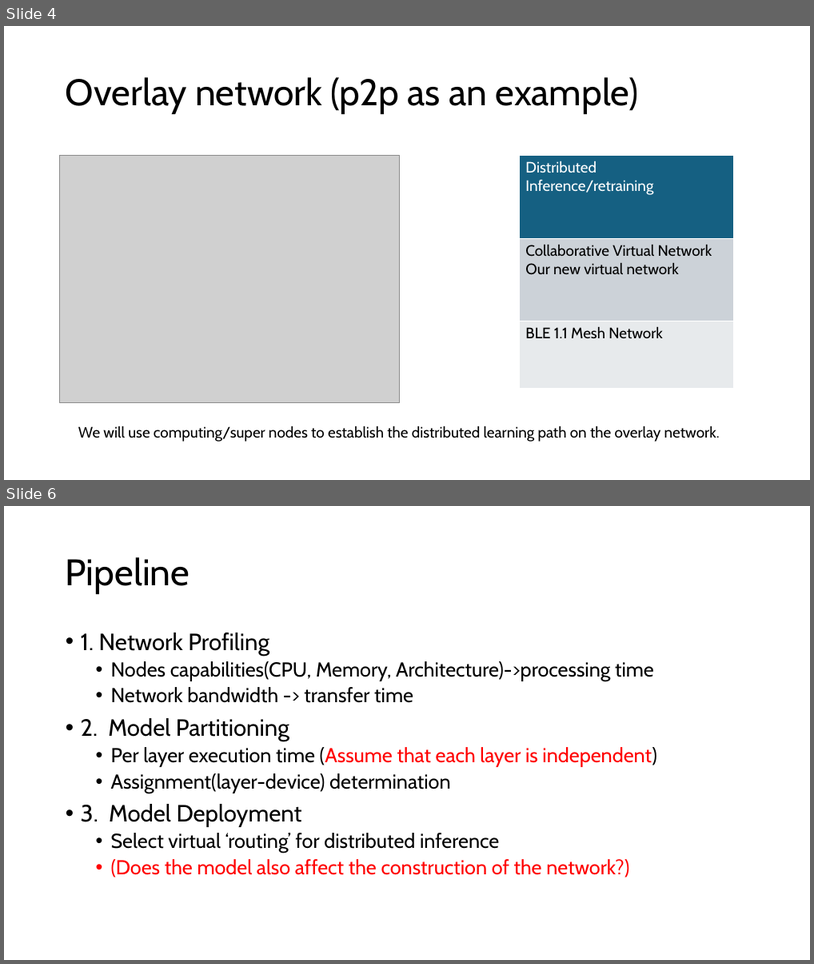
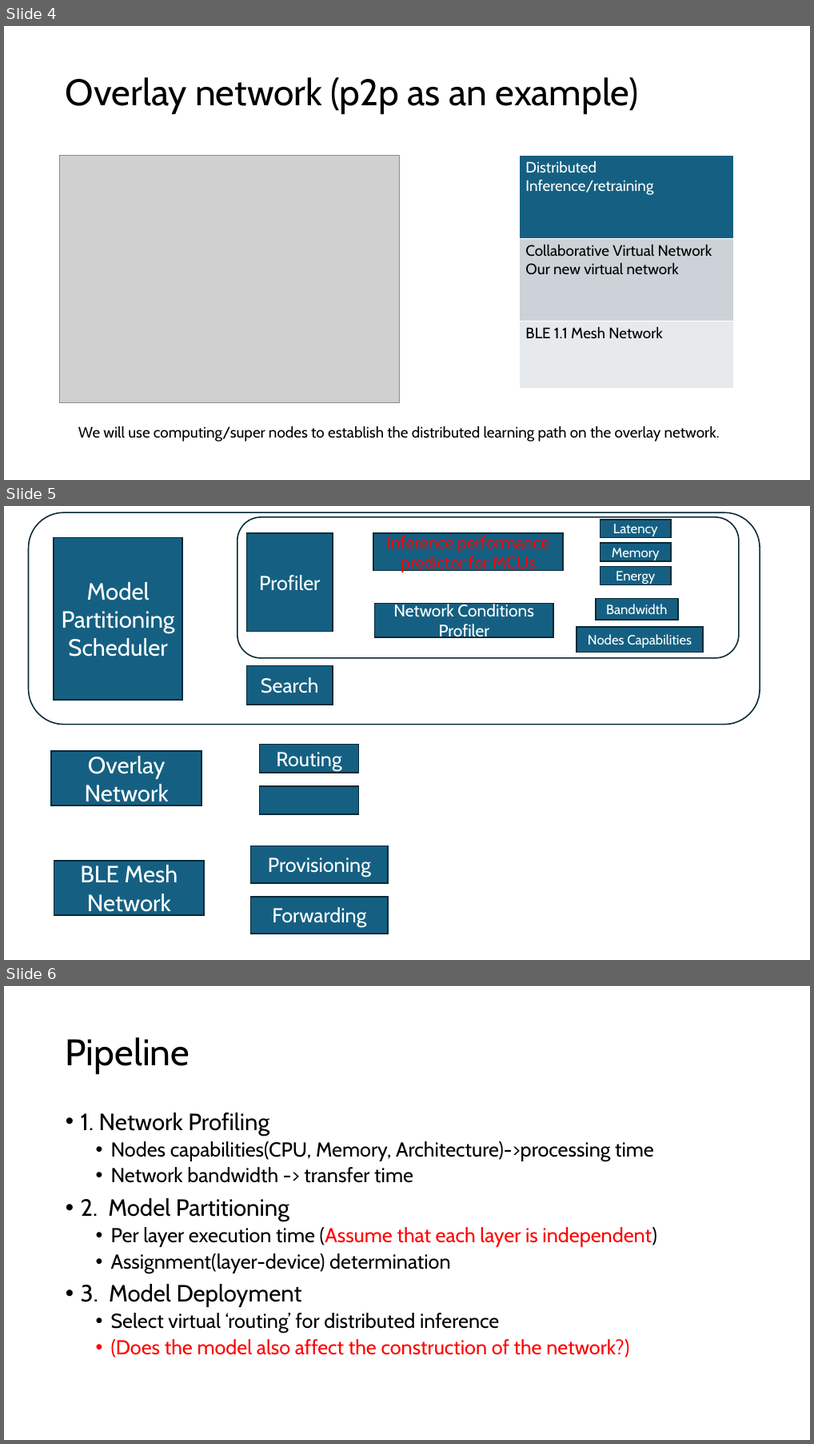
Before and after one commit to GXG-CS/on_device_learning, a slide deck: micro-network-project.pptx. Shown one above the other, each under a label of ours: slides 4 and 6 before the commit, slides 4, 5 and 6 after it; the slides between them are not shown. The pictures are 814x964 and 814x1444 pixels, drawn with LibreOffice and Linux fonts; fonts in the diff are those of the drawing; grey boxes stand for pictures. Boxes give left, top, right and bottom in pixels: in the first picture for what was removed or moved away, otherwise in the second. Text is boxed around its words. In the diff, an @@ line names an element or a change of style, - is before the commit and + after.

```diff
--- a/micro-network-project.pptx
+++ b/micro-network-project.pptx
@@ slide 5 added at (x1=4, y1=506, x2=810, y2=960), background #FFFFFF @@
@@ rounded rectangle added at (x1=28, y1=512, x2=760, y2=724), fill #FFFFFF, outline #092A39 1.5 pt @@
@@ rounded rectangle added at (x1=238, y1=517, x2=740, y2=658), fill #FFFFFF, outline #092A39 1.5 pt @@
@@ rectangle added at (x1=601, y1=520, x2=672, y2=537), fill #156082, outline #092A39 1.5 pt, 16 pt, text #FFFFFF @@
+Latency
@@ rectangle added at (x1=54, y1=537, x2=182, y2=700), fill #156082, outline #092A39 1.5 pt, 28 pt, text #FFFFFF @@
+Model Partitioning
+Scheduler
@@ rectangle added at (x1=247, y1=533, x2=333, y2=632), fill #156082, outline #092A39 1.5 pt, 24 pt, text #FFFFFF @@
+Profiler
@@ rectangle added at (x1=374, y1=533, x2=563, y2=570), fill #156082, outline #092A39 1.5 pt, 20 pt, text #FF0000 @@
+Inference performance predictor for MCUs
@@ rectangle added at (x1=601, y1=543, x2=672, y2=561), fill #156082, outline #092A39 1.5 pt, 16 pt, text #FFFFFF @@
+Memory
@@ rectangle added at (x1=601, y1=567, x2=672, y2=584), fill #156082, outline #092A39 1.5 pt, 16 pt, text #FFFFFF @@
+Energy
@@ rectangle added at (x1=596, y1=599, x2=678, y2=620), fill #156082, outline #092A39 1.5 pt, 16 pt, text #FFFFFF @@
+Bandwidth
@@ rectangle added at (x1=375, y1=604, x2=554, y2=638), fill #156082, outline #092A39 1.5 pt, 20 pt, text #FFFFFF @@
+Network Conditions
+Profiler
@@ rectangle added at (x1=577, y1=627, x2=702, y2=652), fill #156082, outline #092A39 1.5 pt, 16 pt, text #FFFFFF @@
+Nodes Capabilities
@@ rectangle added at (x1=247, y1=666, x2=333, y2=704), fill #156082, outline #092A39 1.5 pt, 24 pt, text #FFFFFF @@
+Search
@@ rectangle added at (x1=260, y1=744, x2=359, y2=772), fill #156082, outline #092A39 1.5 pt, 24 pt, text #FFFFFF @@
+Routing
@@ rectangle added at (x1=51, y1=751, x2=202, y2=805), fill #156082, outline #092A39 1.5 pt, 28 pt, text #FFFFFF @@
+Overlay Network
@@ rectangle added at (x1=260, y1=786, x2=359, y2=815), fill #156082, outline #092A39 1.5 pt @@
@@ rectangle added at (x1=54, y1=860, x2=204, y2=915), fill #156082, outline #092A39 1.5 pt, 28 pt, text #FFFFFF @@
+BLE Mesh Network
@@ rectangle added at (x1=251, y1=846, x2=388, y2=883), fill #156082, outline #092A39 1.5 pt, 24 pt, text #FFFFFF @@
+Provisioning
@@ rectangle added at (x1=251, y1=896, x2=388, y2=933), fill #156082, outline #092A39 1.5 pt, 24 pt, text #FFFFFF @@
+Forwarding
```
Also in this commit, not shown: 2 slides changed, 3 other slides added, 1 slide removed, 7 other files.
